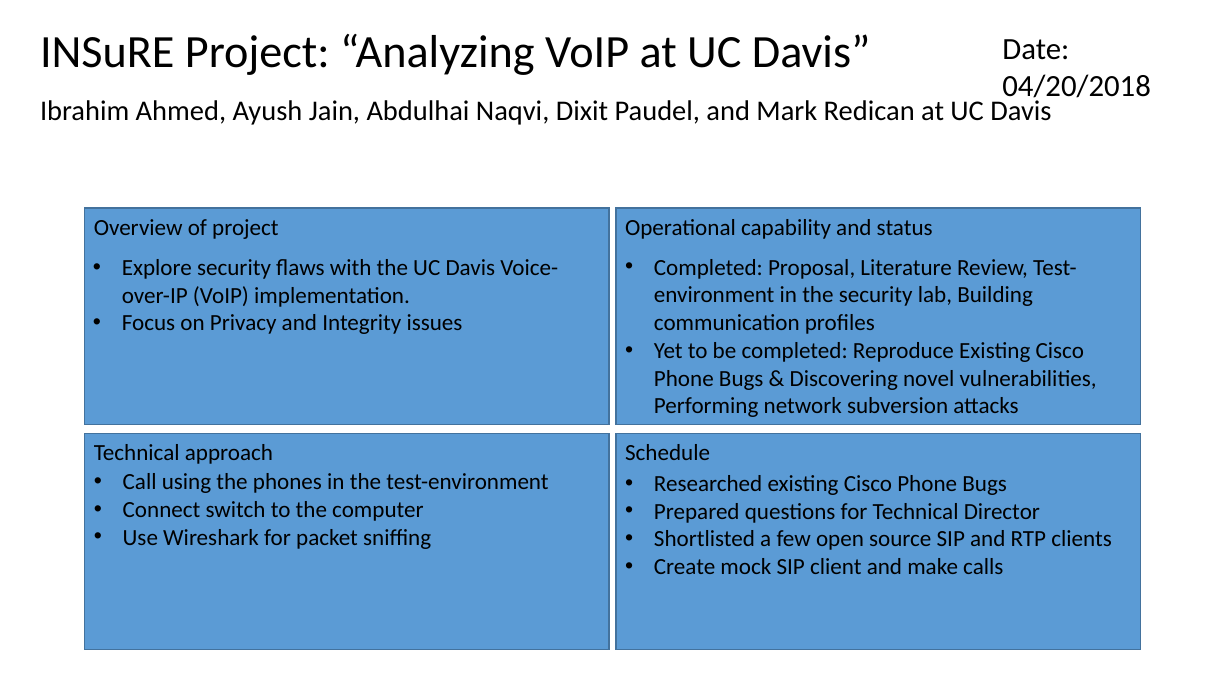
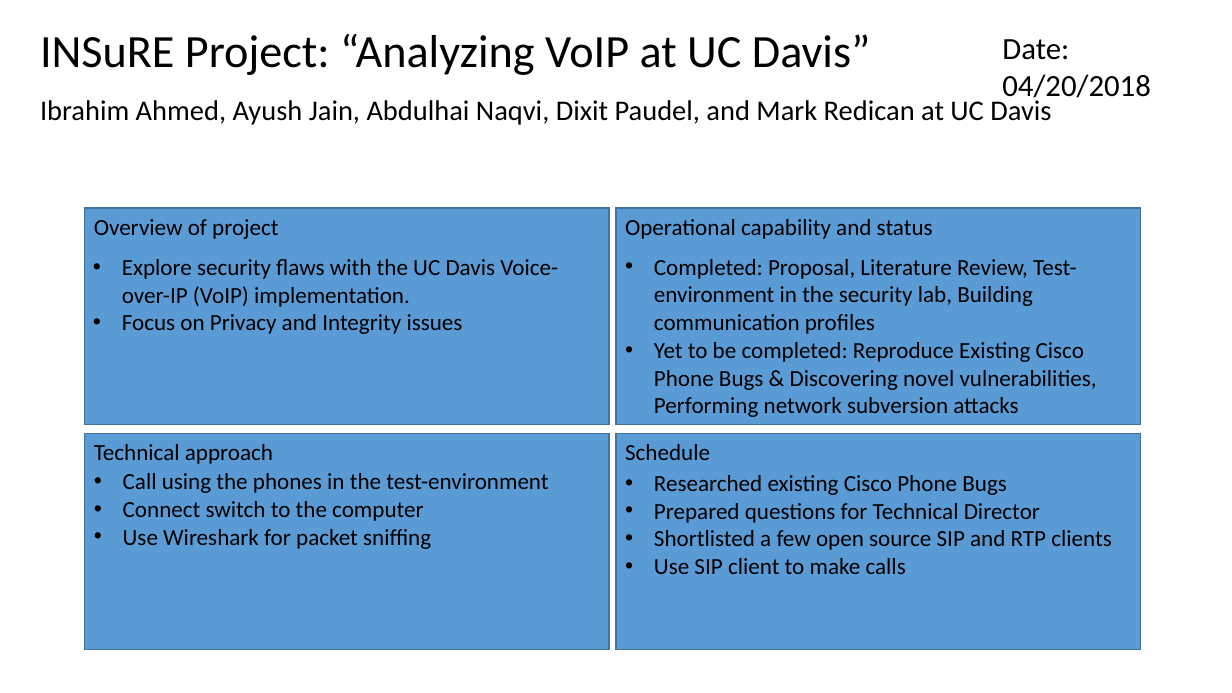
Before and after one commit to meongithub/ecs289M, a slide deck: slide 1 of weekly_dashboard/dashboard-04-20.pptx. Drawn at 1232x693 pixels with LibreOffice and Linux fonts; fonts in the diff are those of the drawing. Boxes give left, top, right and bottom in pixels: in the first picture for what was removed or moved away, otherwise in the second. Text is boxed around its words. In the diff, an @@ line names an element or a change of style, - is before the commit and + after.

```diff
--- a/weekly_dashboard/dashboard-04-20.pptx
+++ b/weekly_dashboard/dashboard-04-20.pptx
@@ text at <box>654,558,906,574</box>: text changed @@
-• Create mock SIP client and make calls
+• Use SIP client to make calls
```
Also in this commit, not shown: 2 other slides changed, 1 slide added, 1 other file.
